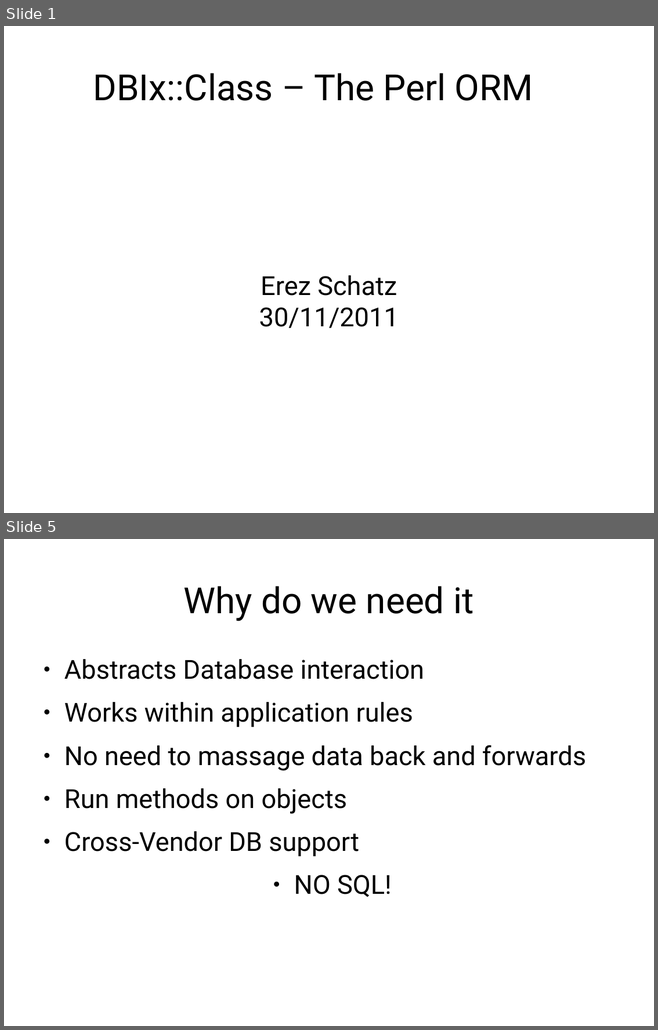
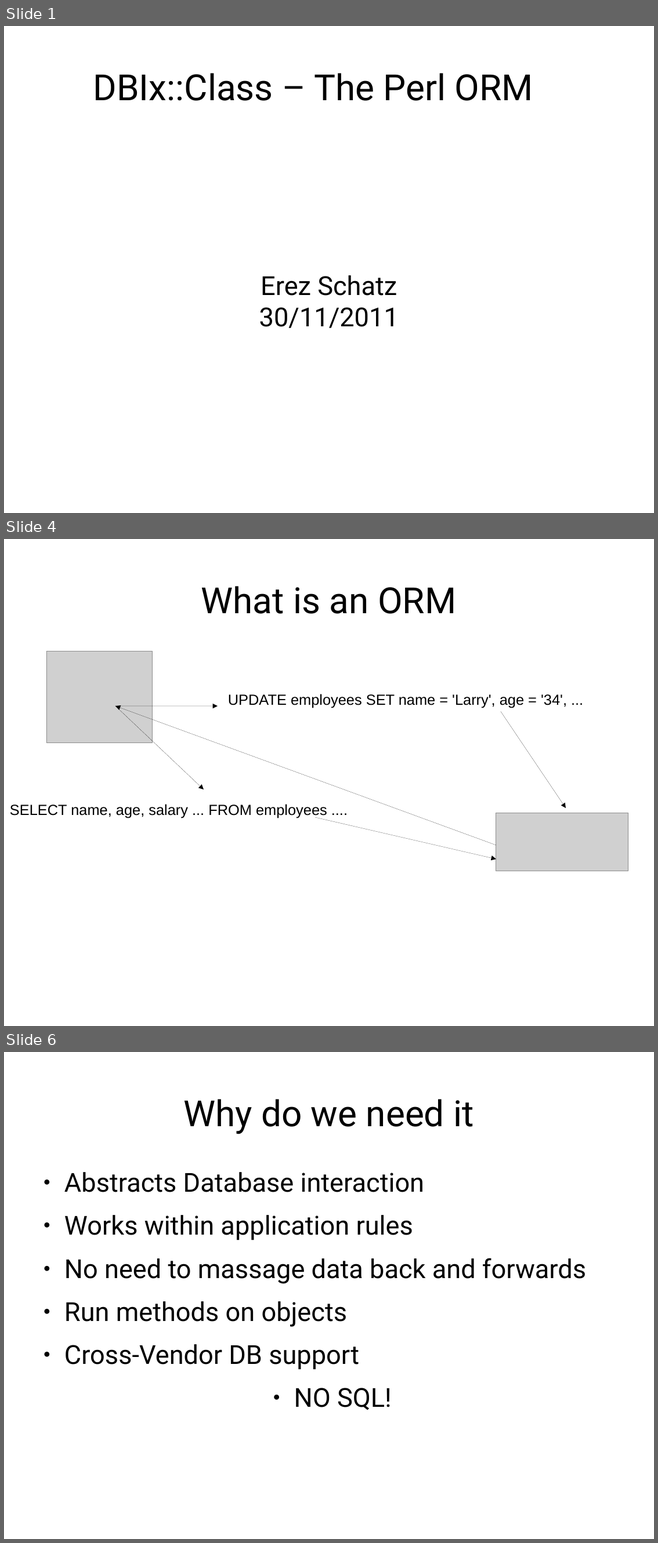
Before and after one commit to erezschatz/Presentation, a slide deck: dbix-class.odp. Shown one above the other, each under a label of ours: slides 1 and 5 before the commit, slides 1, 4 and 6 after it; the slides between them are not shown. The pictures are 658x1030 and 658x1543 pixels, drawn with LibreOffice and Linux fonts; fonts in the diff are those of the drawing; grey boxes stand for pictures. Boxes give left, top, right and bottom in pixels: in the first picture for what was removed or moved away, otherwise in the second. Text is boxed around its words. In the diff, an @@ line names an element or a change of style, - is before the commit and + after.

```diff
--- a/dbix-class.odp
+++ b/dbix-class.odp
@@ slide 4 added at [4, 539, 654, 1026], background #FFFFFF @@
@@ title added at [201, 586, 456, 614], 44 pt, text #000000 @@
+What is an ORM
@@ picture added at [47, 651, 152, 743] @@
@@ text added at [228, 694, 567, 708], 18 pt, text #000000 @@
+UPDATE employees SET name = 'Larry', age = '34', ...
@@ arrow added from (115, 706) to (217, 706), #000000 0 pt @@
@@ arrow added from (115, 706) to (204, 790), #000000 0 pt @@
@@ arrow added from (496, 845) to (115, 706), #000000 0 pt @@
@@ arrow added from (501, 712) to (566, 808), #000000 0 pt @@
@@ text added at [10, 804, 327, 819], 18 pt, text #000000 @@
+SELECT name, age, salary ... FROM employees ....
@@ picture added at [496, 813, 628, 871] @@
@@ arrow added from (315, 817) to (496, 859), #000000 0 pt @@
@@ what was slide 5 is now slide 6 @@
```
Also in this commit, not shown: 4 slides changed, 5 other slides added, 2 slides removed, 1 other file.
